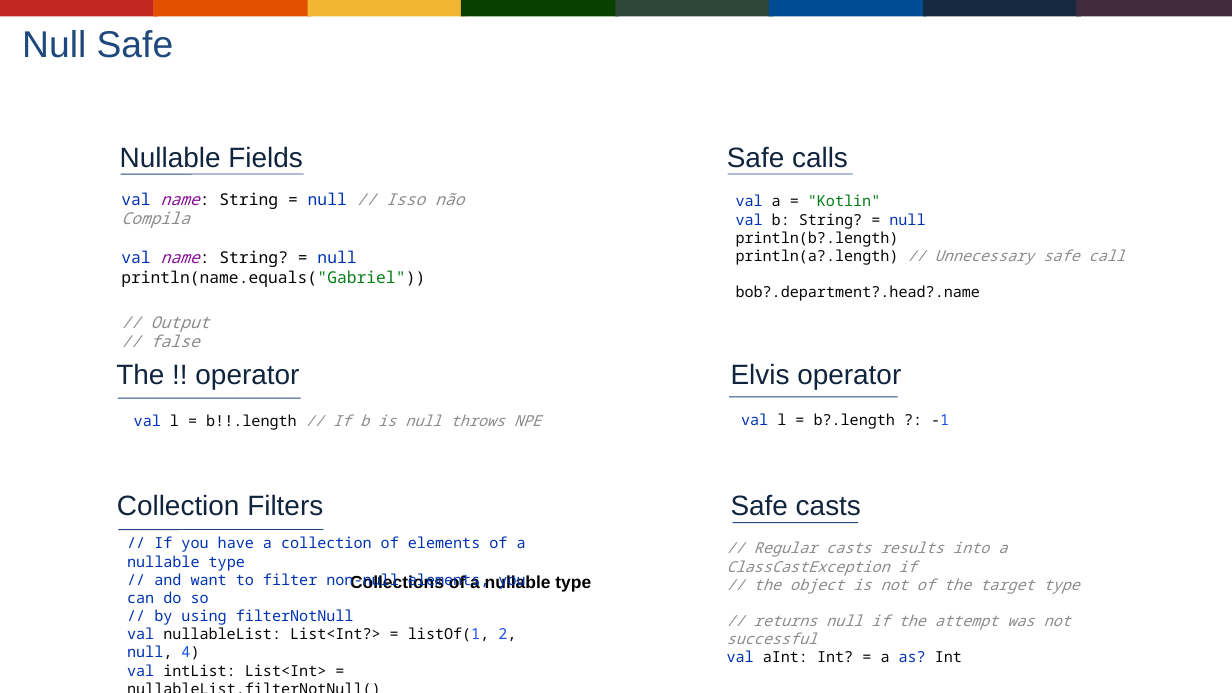
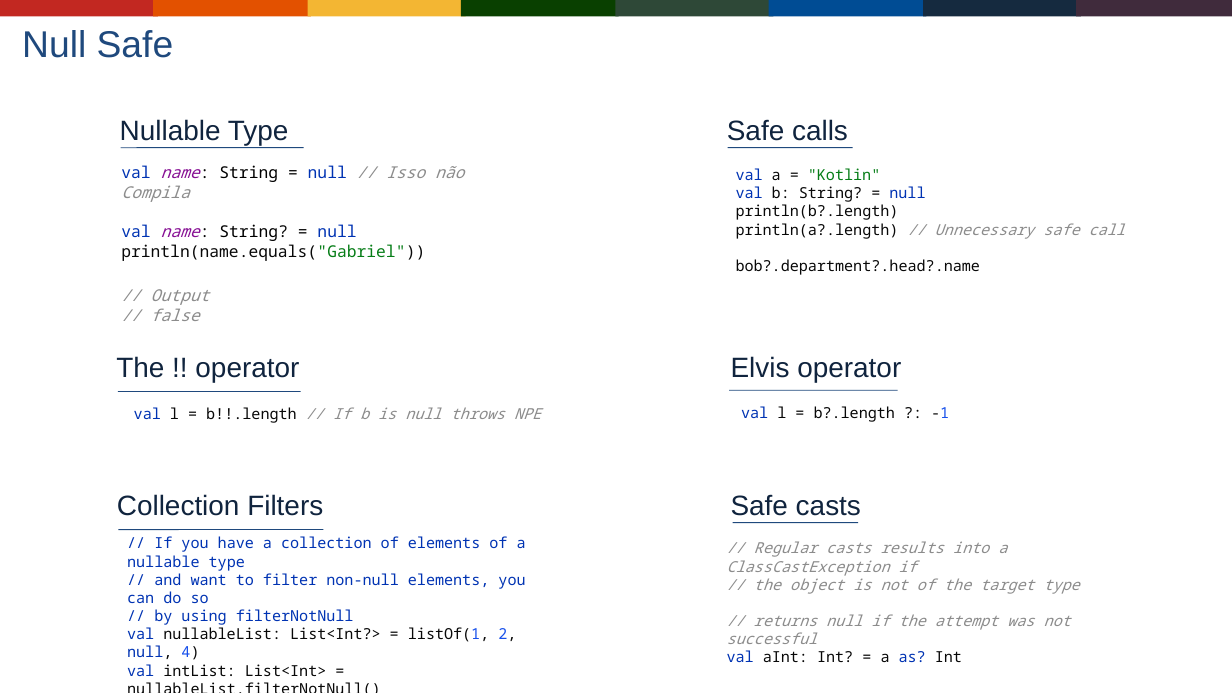
Before and after one commit to Gabrielgps25/meetup-kotlin-java-differences-features, a slide deck: slide 10 of buscando-interoperabilidade-entre-java-jvm-kotlin.odp. Drawn at 1232x693 pixels with LibreOffice and Linux fonts; fonts in the diff are those of the drawing; background and template pictures are left out. Boxes give left, top, right and bottom in pixels: in the first picture for what was removed or moved away, otherwise in the second. Text is boxed around its words. In the diff, an @@ line names an element or a change of style, - is before the commit and + after.

```diff
--- a/buscando-interoperabilidade-entre-java-jvm-kotlin.odp
+++ b/buscando-interoperabilidade-entre-java-jvm-kotlin.odp
@@ text at (120,119,289,146): text changed @@
-Nullable Fields
+Nullable Type
@@ 3 texts, 2 lines: place and size @@
-3 texts, 2 lines at (121,146,1125,347)
+3 texts, 2 lines at (121,119,1125,321)
@@ 4 texts, 2 lines: place and size @@
-4 texts, 2 lines at (116,363,949,430)
+4 texts, 2 lines at (116,356,949,423)
@@ text removed at (350,573,591,591) @@
-Collections of a nullable type
```
Also in this commit, not shown: 9 other slides changed, 1 other file.
